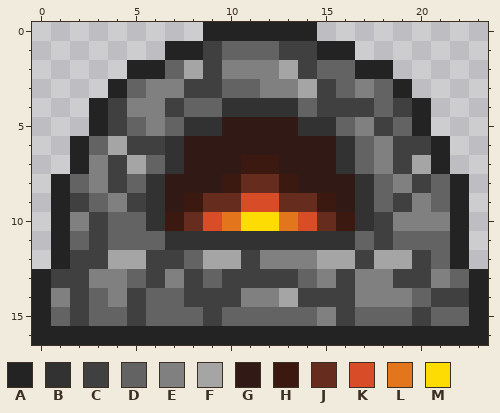
Edited in one commit: pixel-art sprite (assets/gfx/furnace.png). Above is the file before it was changed.
The file is 48x34 pixels, drawn in blocks of 2x2; one block is one cell here. Colours within 5 levels of each other are drawn and written as one.
Palette (. is transparent): A #232323  B #323232  C #404040  D #636363  E #808080  F #a5a5a5  G #311a15  H #3b1911  J #662c1e  K #d84d28  L #e3761d  M #fddc03
Pixels before, first column x 0:
 0 .........AAAAAA.........
 1 .......AACDDDCCAA.......
 2 .....AADFCEEEFCDDAA.....
 3 ....ADEECCDDEEFCDEDA....
 4 ...ACEECDDBBBBDCCCDCA...
 5 ...ACDEDBBGGGGBBDECDA...
 6 ..ADFCCBGGGGGGGGBDECCA..
 7 ..AECFDBGGGHHGGGBDECFA..
 8 .ADECDBGGGHJJHGGGBDECDA.
 9 .ACDECBGHJJKKJJHGBDCEDA.
10 .AECDDBHJKLMMLKJHBCEEEA.
11 .ADCDDDBBBBBBBBBBDCDDDA.
12 .ACCFFCCDFFCEEEFFCFFCDA.
13 ACCEEDCECDCCCCDECEECCEDA
14 AECDECDDCCCEEFCCCEEEDCCA
15 ADCDDCDDDCDDDDDECDDDCDDA
16 AAAAAAAAAAAAAAAAAAAAAAAA
And afterwards:
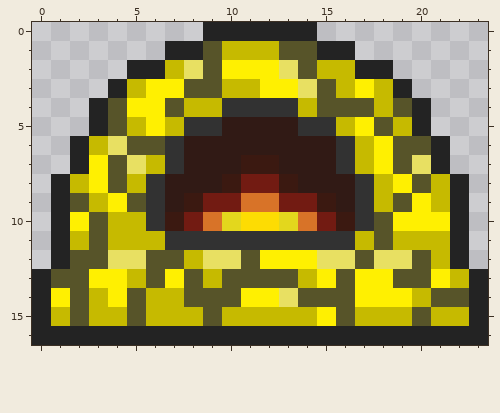
Changes in this commit:
Colour C changes from #404040 to #575429.
Colour D changes from #636363 to #c6ba00.
Colour E changes from #808080 to #fff001.
Colour F changes from #a5a5a5 to #e8e062.
Colour J changes from #662c1e to #721b12.
Colour K changes from #d84d28 to #d87328.
Colour L changes from #e3761d to #e3d71d.
Boxes around the changes in both pictures, in picture pixels (x1, y1, x2, y2):
changed: (51, 41, 469, 326)
